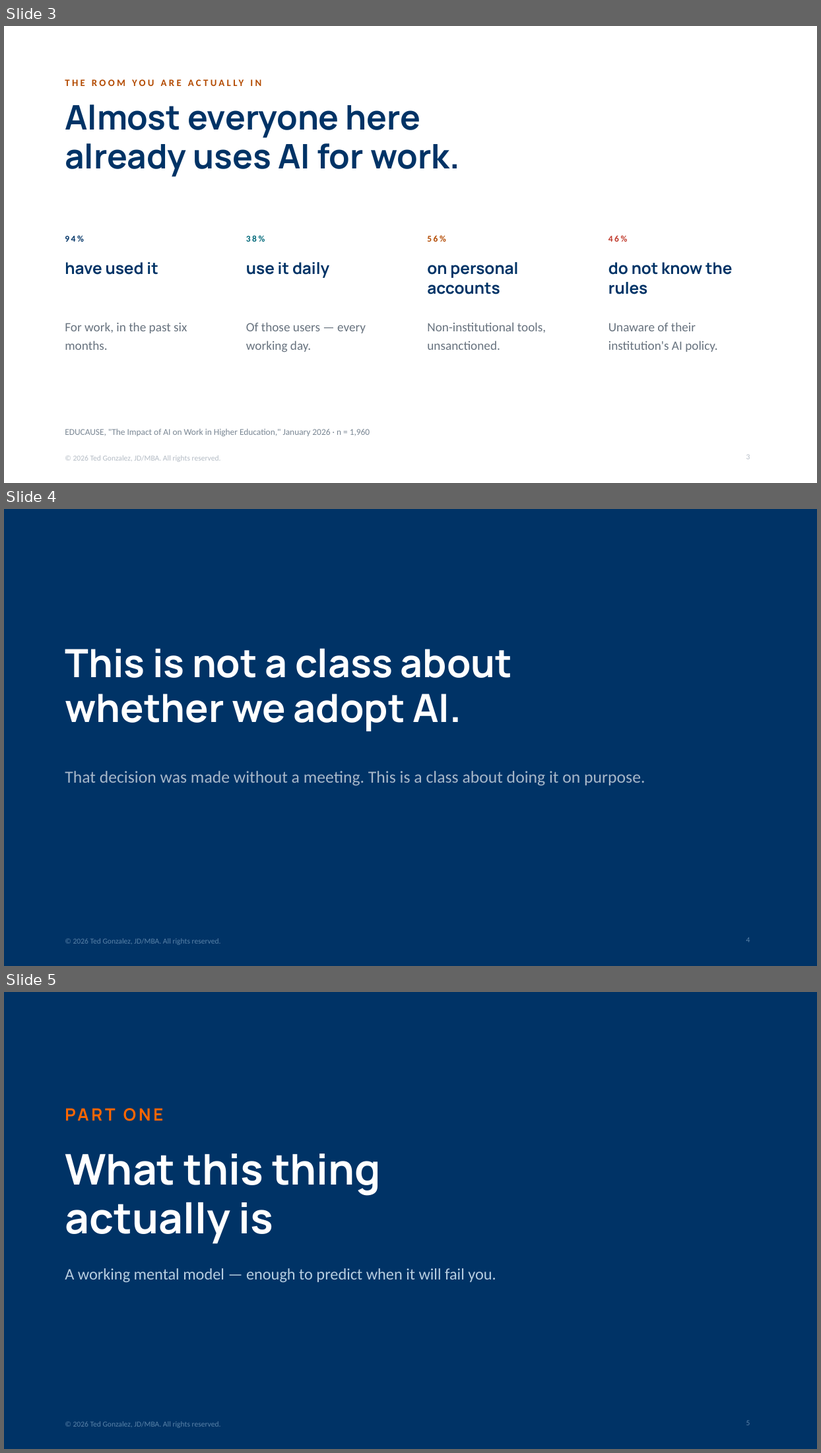
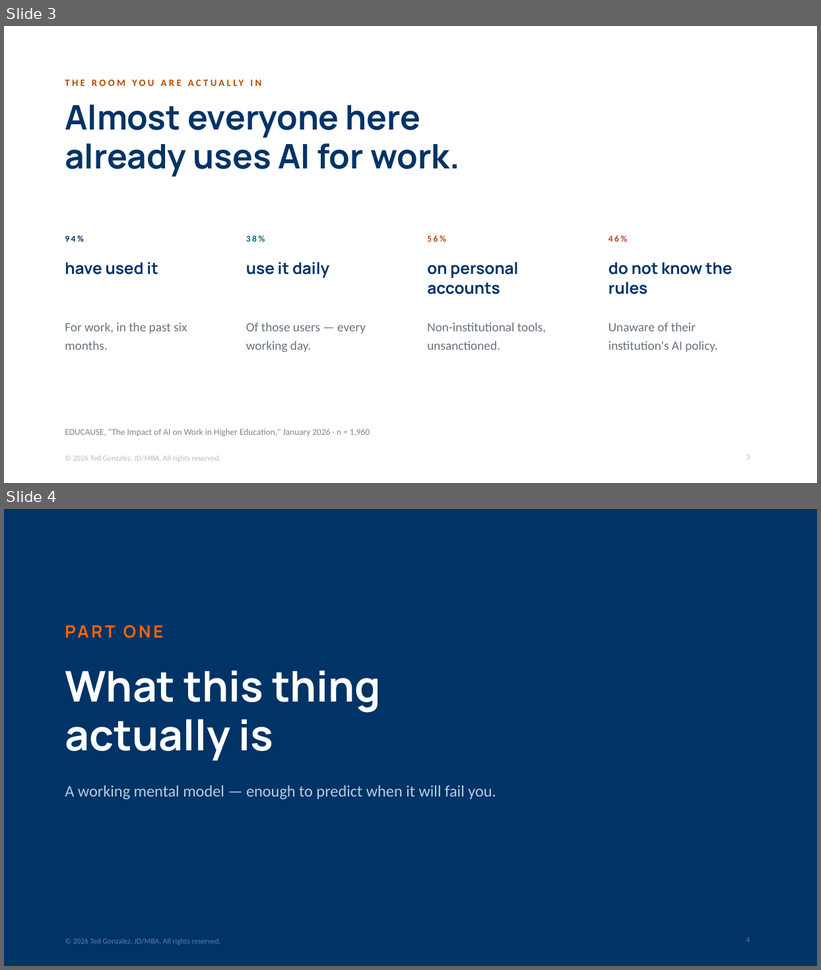
Before and after one commit to tedg145/mcc-professional-development, a slide deck: presentations/files/foundations.pptx. Shown one above the other, each under a label of ours: slides 3, 4 and 5 before the commit, slides 3 and 4 after it. The pictures are 821x1453 and 821x970 pixels, drawn with LibreOffice and Linux fonts; fonts in the diff are those of the drawing. Boxes give left, top, right and bottom in pixels: in the first picture for what was removed or moved away, otherwise in the second. Text is boxed around its words. In the diff, an @@ line names an element or a change of style, - is before the commit and + after.

Commit message:
Foundations deck: drop the adoption slide, add qualia and borrowed-vocabulary slides

```diff
--- a/presentations/files/foundations.pptx
+++ b/presentations/files/foundations.pptx
@@ slide 4 removed at [4, 509, 817, 966], background #003366; not listed: 1 template element that a slide beside it also shows @@
@@ text removed at [65, 648, 512, 732] @@
-This is not a class about
-whether we adopt AI.
@@ text removed at [65, 771, 645, 786] @@
-That decision was made without a meeting. This is a class about doing it on purpose.
@@ page number removed at [746, 938, 750, 943] @@
-4
@@ what was slide 5 is now slide 4 @@
@@ page number at [746, 938, 750, 943]: text changed @@
-5
+4
```
Also in this commit, not shown: 2 slides added, 1 other file.
